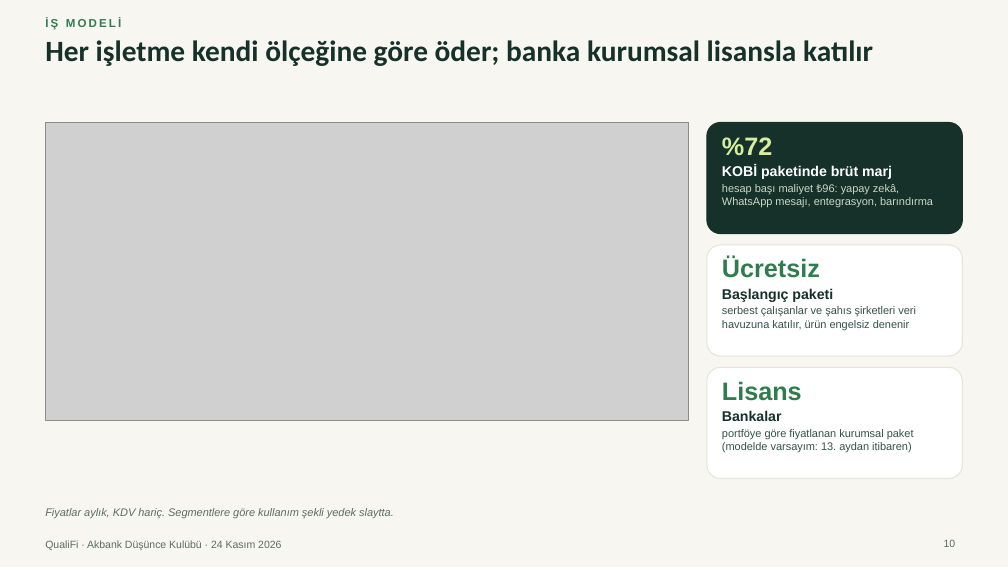
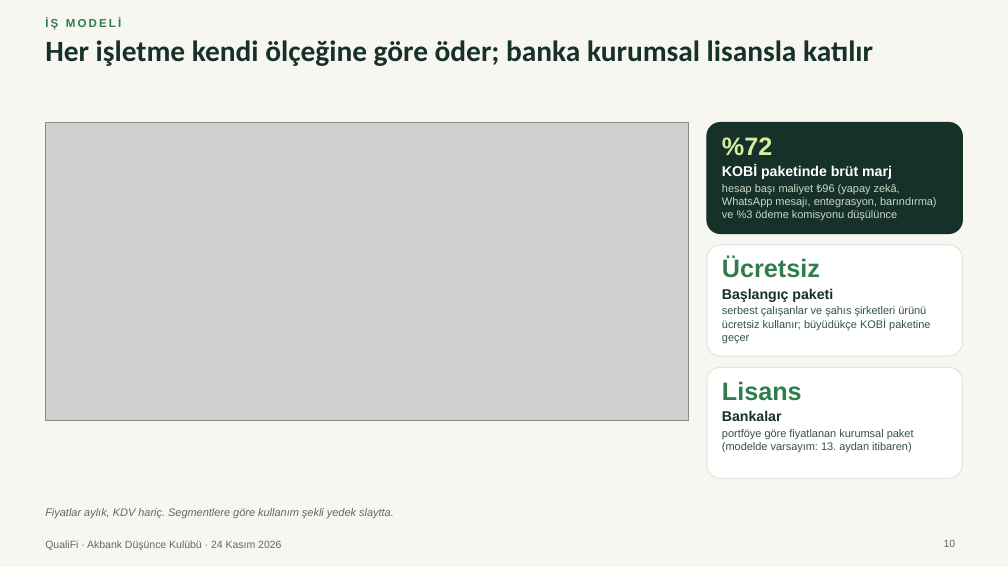
Before and after one commit to Talhaguler1/qualifi-41598058, a slide deck: slide 10 of marketing/presentation-2026-11-24/QualiFi-final-sunum.pptx. Drawn at 1008x567 pixels with LibreOffice and Linux fonts; fonts in the diff are those of the drawing; grey boxes stand for pictures. Boxes give left, top, right and bottom in pixels: in the first picture for what was removed or moved away, otherwise in the second. Text is boxed around its words. In the diff, an @@ line names an element or a change of style, - is before the commit and + after.

```diff
--- a/marketing/presentation-2026-11-24/QualiFi-final-sunum.pptx
+++ b/marketing/presentation-2026-11-24/QualiFi-final-sunum.pptx
@@ text at (x1=722, y1=184, x2=937, y2=221): text changed @@
-hesap başı maliyet ₺96: yapay zekâ, WhatsApp mesajı, entegrasyon, barındırma
+hesap başı maliyet ₺96 (yapay zekâ, WhatsApp mesajı, entegrasyon, barındırma) ve %3 ödeme komisyonu düşülünce
@@ text at (x1=722, y1=306, x2=930, y2=343): text changed @@
-serbest çalışanlar ve şahıs şirketleri veri havuzuna katılır, ürün engelsiz denenir
+serbest çalışanlar ve şahıs şirketleri ürünü ücretsiz kullanır; büyüdükçe KOBİ paketine geçer
```
Also in this commit, not shown: 2 other slides changed, 4 other files.
